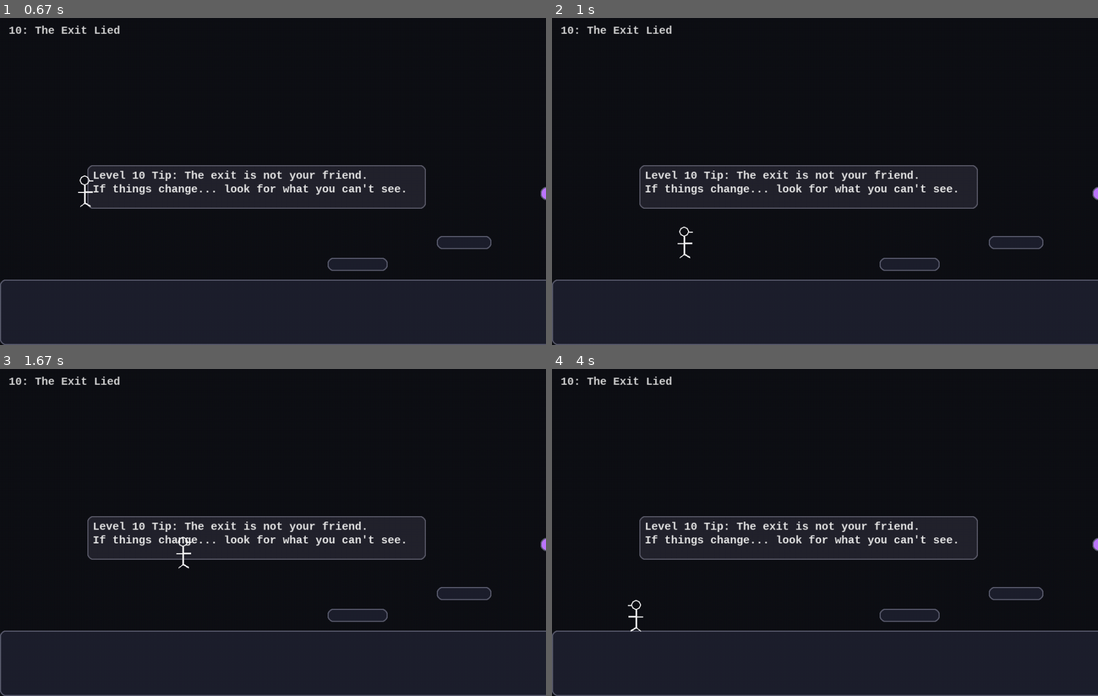
Above: before the commit, frames 1-4 (two rows, left to right).
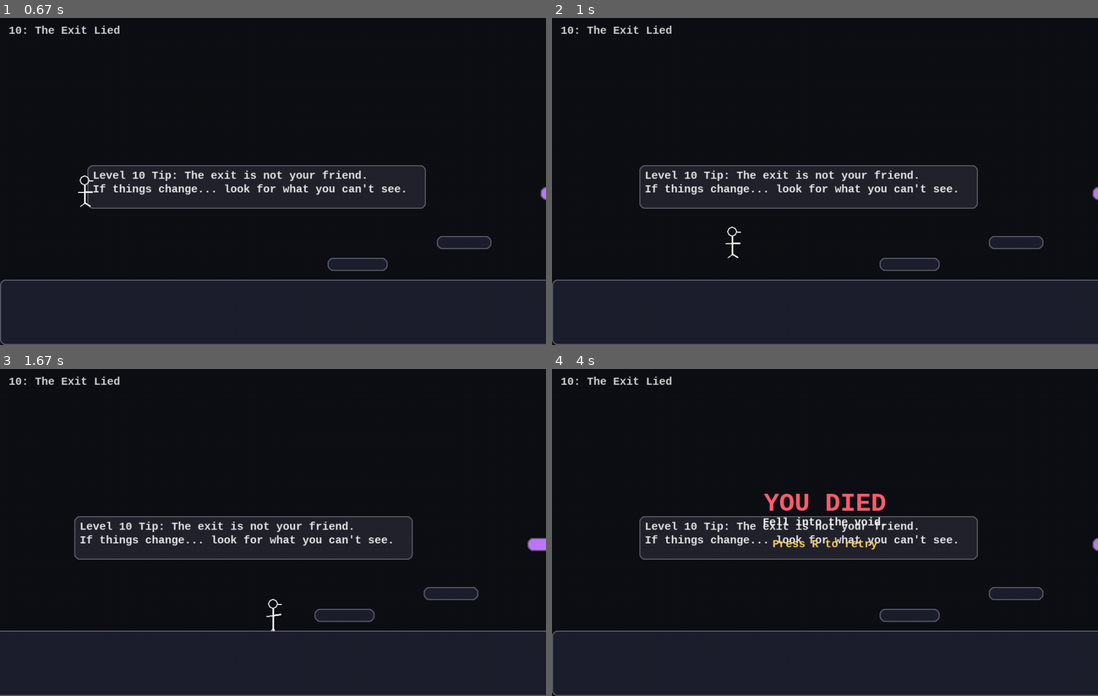
Above: after the commit, the same moments.

Repository: MaximoMaturana/trust_issues_pygame
Game: pygame game, started from main.py
Same seed, same stepped clock (60 frames per second), same inputs: the game is played once before the commit and once after it.
Inputs:
- Up to frame 1 (0.67 s): tap 0 at 0.33 s
- Up to frame 2 (1 s): hold Right from 0.67 s (still down)
- Up to frame 3 (1.67 s): release Right at 1.13 s; hold Up 1.17-1.47 s; hold Right from 1.5 s (still down)
- Up to frame 4 (4 s): release Right at 1.97 s; hold Left 2-2.53 s; hold Left 2.57-2.97 s

Frame 1 is identical in both runs. In frame 2, 0.1% of the frame differs, in the area x 23-35%, y 63-74%; in frame 3, 2.3%, in the area x 0-100%, y 45-100%; in frame 4, 1.1%.

Commit message:
Version 1: increased player speed

Diff:
--- a/settings.py
+++ b/settings.py
@@ -7,7 +7,7 @@
 
 # Physics settings
 GRAVITY = 2200.0  # Gravity affecting the player
-PLAYER_SPEED = 360.0  # Speed of the player
+PLAYER_SPEED = 700.0  # Speed of the player
 PLAYER_JUMP = 780.0  # Jump force
 FRICTION = 0.82  # Friction applied to the player
 
